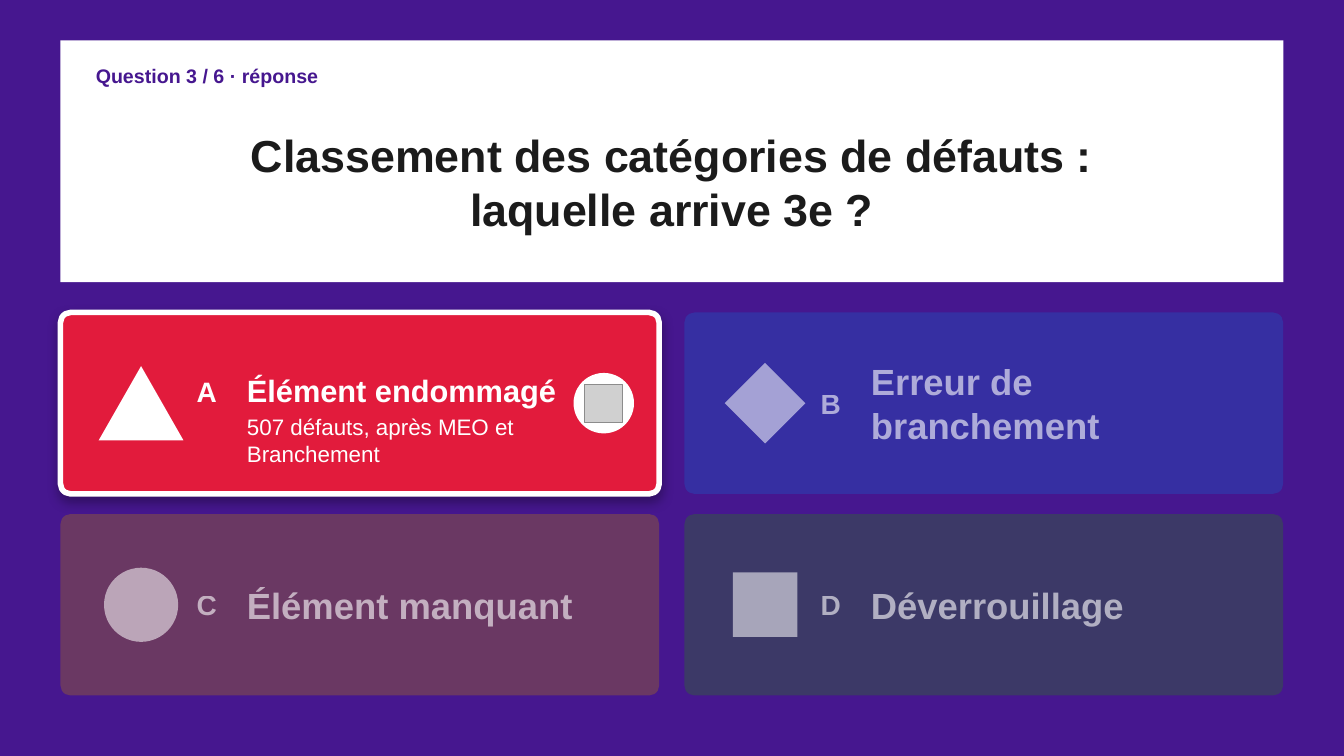
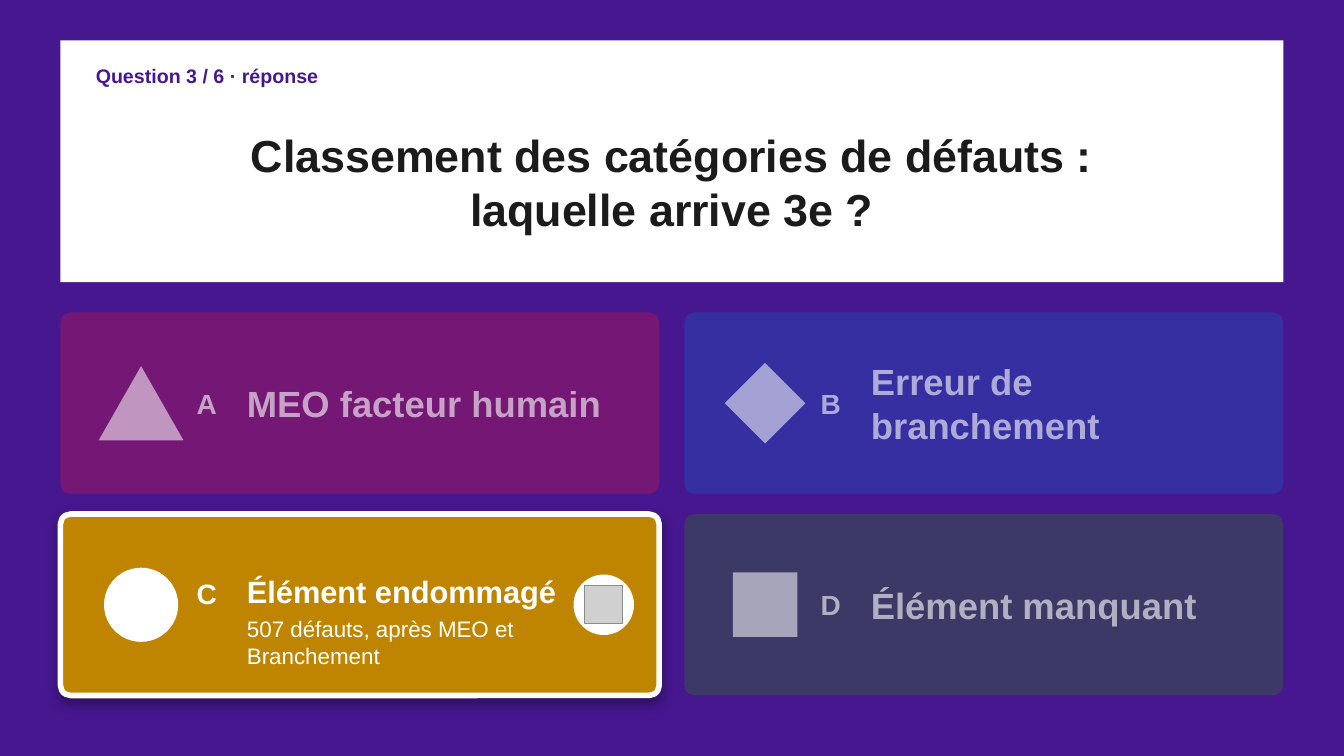
Before and after one commit to moudimash99/FTO2_NC_handover, a slide deck: slide 7 of 03_reports/quiz/Quiz_NC_FTO2.pptx. Drawn at 1344x756 pixels with LibreOffice and Linux fonts; fonts in the diff are those of the drawing; grey boxes stand for pictures. Boxes give left, top, right and bottom in pixels: in the first picture for what was removed or moved away, otherwise in the second. Text is boxed around its words. In the diff, an @@ line names an element or a change of style, - is before the commit and + after.

```diff
--- a/03_reports/quiz/Quiz_NC_FTO2.pptx
+++ b/03_reports/quiz/Quiz_NC_FTO2.pptx
@@ rounded rectangle at bbox=[60, 313, 659, 494]: fill #E21B3C to #E21B3C at 30% opacity; outline #FFFFFF 4 pt to none; shadow off @@
@@ text "A" at bbox=[197, 395, 217, 414]: text colour #FFFFFF to #FFFFFF at 60% opacity; vertical alignment bottom to middle @@
@@ triangle at bbox=[99, 366, 184, 441]: fill #FFFFFF to #FFFFFF at 55% opacity @@
@@ picture removed at bbox=[585, 384, 623, 422] @@
@@ text added at bbox=[247, 391, 600, 418], 26 pt, text #FFFFFF at 60% opacity, bold @@
+MEO facteur humain
@@ rounded rectangle at bbox=[60, 514, 659, 696]: fill #C08500 at 30% opacity to #C08500; outline none to #FFFFFF 4 pt; shadow on @@
@@ text "C" at bbox=[197, 584, 217, 605]: text colour #FFFFFF at 60% opacity to #FFFFFF; vertical alignment middle to bottom @@
@@ text "Élément manquant": place and size @@
-text "Élément manquant" at bbox=[247, 590, 573, 626]
+text "Élément manquant" at bbox=[871, 590, 1196, 626]
@@ ellipse at bbox=[104, 568, 178, 642]: fill #FFFFFF at 55% opacity to #FFFFFF @@
@@ 2 texts, 1 ellipse: place and size @@
-2 texts, 1 ellipse at bbox=[247, 373, 634, 463]
+2 texts, 1 ellipse at bbox=[247, 575, 634, 665]
@@ picture added at bbox=[585, 586, 623, 624] @@
@@ text removed at bbox=[871, 592, 1124, 626] @@
-Déverrouillage
```
Also in this commit, not shown: 9 other slides changed.
